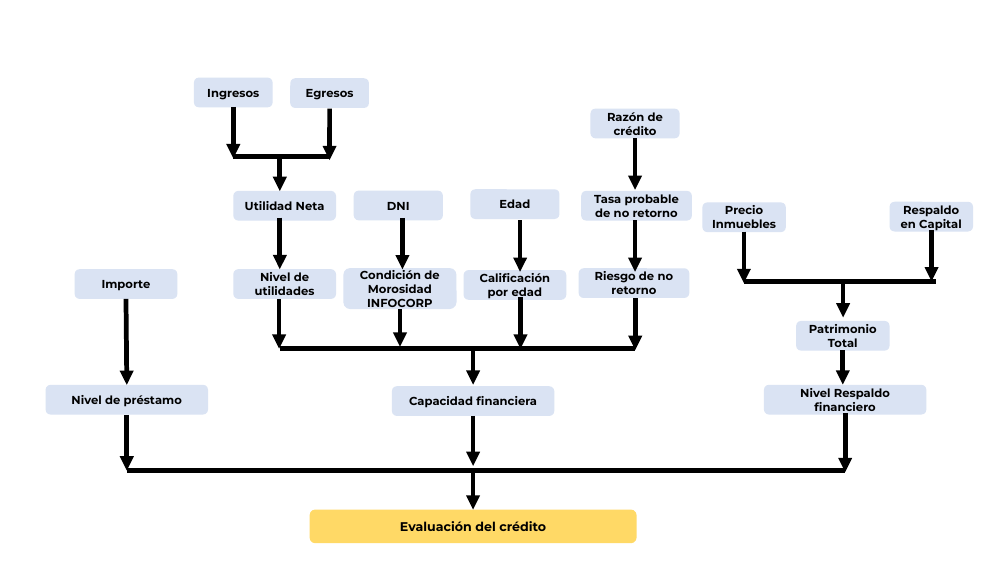
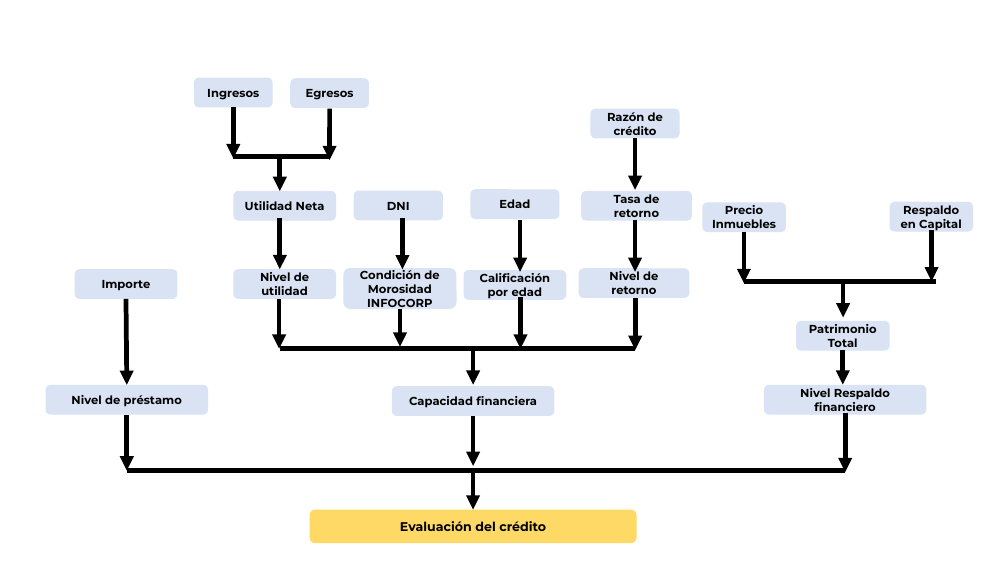
Before and after one commit to VigoTes/SistemaExpertoPrestamos, a slide deck: slide 2 of Documentacion/diagramas bcredito v4.pptx. Drawn at 1008x567 pixels with LibreOffice and Linux fonts; fonts in the diff are those of the drawing. Boxes give left, top, right and bottom in pixels: in the first picture for what was removed or moved away, otherwise in the second. Text is boxed around its words. In the diff, an @@ line names an element or a change of style, - is before the commit and + after.

Commit message:
Cambios en el motor, hice un replace brutal de riesgo no retorno por nivelRetorno pq asi estaba en latabla original

```diff
--- a/Documentacion/diagramas bcredito v4.pptx
+++ b/Documentacion/diagramas bcredito v4.pptx
@@ text in rounded rectangle at bbox=[614, 194, 659, 217]: text changed @@
-Tasa probable de no retorno
+Tasa de retorno
@@ text in rounded rectangle at bbox=[609, 269, 658, 294]: text changed @@
-Riesgo de no retorno
+Nivel de retorno
@@ text in rounded rectangle at bbox=[260, 272, 309, 295]: text changed @@
-Nivel de utilidades
+Nivel de utilidad
```
Also in this commit, not shown: 1 other slide changed, 7 other files.
